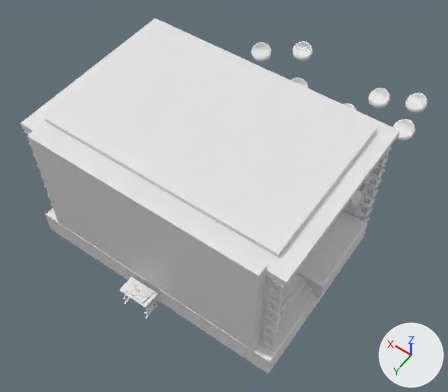
What one commit did to the Blender file Assets/Game/Worlds/Farm/Models/Concert.blend.
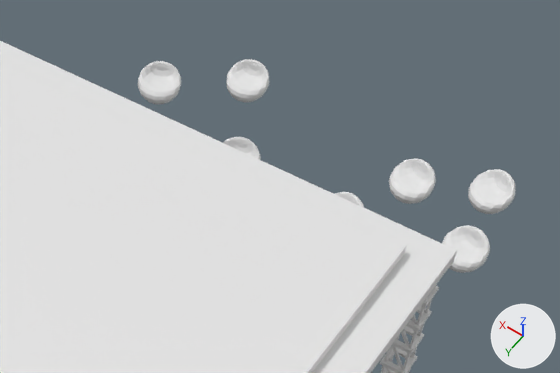
Old and new are each drawn whole from a 50 mm lens placed at (-15.0, 18.8, 34.9), pointed at (0.2, -2.4, 1.5) and again close up on the part from 42% to 100% of the width and 3% to 48% of the height. Arrows for +X, +Y and +Z are at lower right; the lights stay in place.

In view in the first close-up: 'BeanBags', 'Stage'.
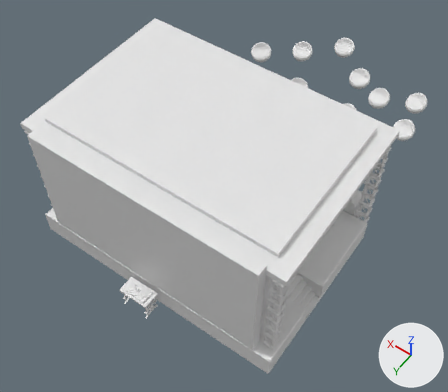
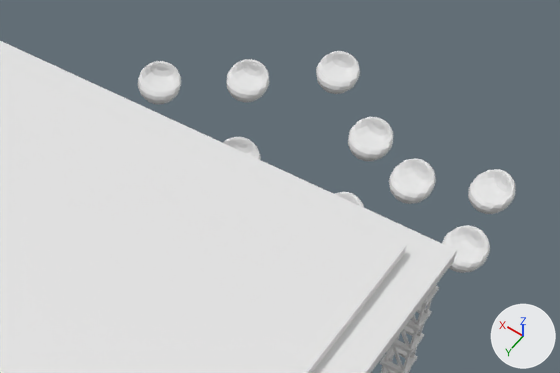
Location of each change, [x1, y1, x2, y2] in pixels of the close-ups (560 x 373 px):
```json
{"object": "BeanBags.007", "change": "added", "after": [348, 117, 393, 161]}
{"object": "BeanBags.006", "change": "added", "after": [316, 51, 360, 94]}
{"object": "BeanBags", "change": "unchanged, covered by the edit", "before": [138, 59, 516, 273]}
{"object": "BeanBags.012", "change": "unchanged, uncovered by the edit", "after": [468, 169, 515, 214]}
{"object": "BeanBags.008", "change": "unchanged, uncovered by the edit", "after": [389, 158, 436, 204]}
{"object": "BeanBags.011", "change": "unchanged, uncovered by the edit", "after": [442, 225, 490, 273]}
```

The change, as JSON lines over the scene's bpy script:
```json
{"op": "add", "block": "me_beanbags_007", "code": ["me_beanbags_007 = bpy.data.meshes.new('BeanBags.007')", "me_beanbags_007.from_pydata(...)  # 127 vertices, 127 faces; spans x -0.85..0.88, y -0.64..0.93, z -0.61..0.57", "me_beanbags_007.materials.append(mat_atlas)  # its picture is missing"]}
{"op": "add", "block": "me_beanbags_006", "code": ["me_beanbags_006 = bpy.data.meshes.new('BeanBags.006')", "me_beanbags_006.from_pydata(...)  # 127 vertices, 127 faces; spans x -0.88..0.85, y -0.64..0.93, z -0.61..0.57", "me_beanbags_006.materials.append(mat_atlas)  # its picture is missing"]}
{"op": "add", "block": "ob_beanbags_007", "code": ["ob_beanbags_007 = bpy.data.objects.new('BeanBags.007', me_beanbags_007)", "ob_beanbags_007.parent = ob_beanbags", "ob_beanbags_007.matrix_parent_inverse = Matrix(((1.0, 0.0, 0.0, 0.106), (0.0, 1.0, 0.0, 16.3), (0.0, 0.0, 1.0, 0.00314), (0.0, 0.0, 0.0, 1.0)))", "ob_beanbags_007.location = (-1.343, -19.62, 0.565)"]}
{"op": "add", "block": "ob_beanbags_006", "code": ["ob_beanbags_006 = bpy.data.objects.new('BeanBags.006', me_beanbags_006)", "ob_beanbags_006.parent = ob_beanbags", "ob_beanbags_006.matrix_parent_inverse = Matrix(((1.0, 0.0, 0.0, 0.106), (0.0, 1.0, 0.0, 16.3), (0.0, 0.0, 1.0, 0.00314), (0.0, 0.0, 0.0, 1.0)))", "ob_beanbags_006.location = (1.631, -22.41, 0.565)"]}
```
